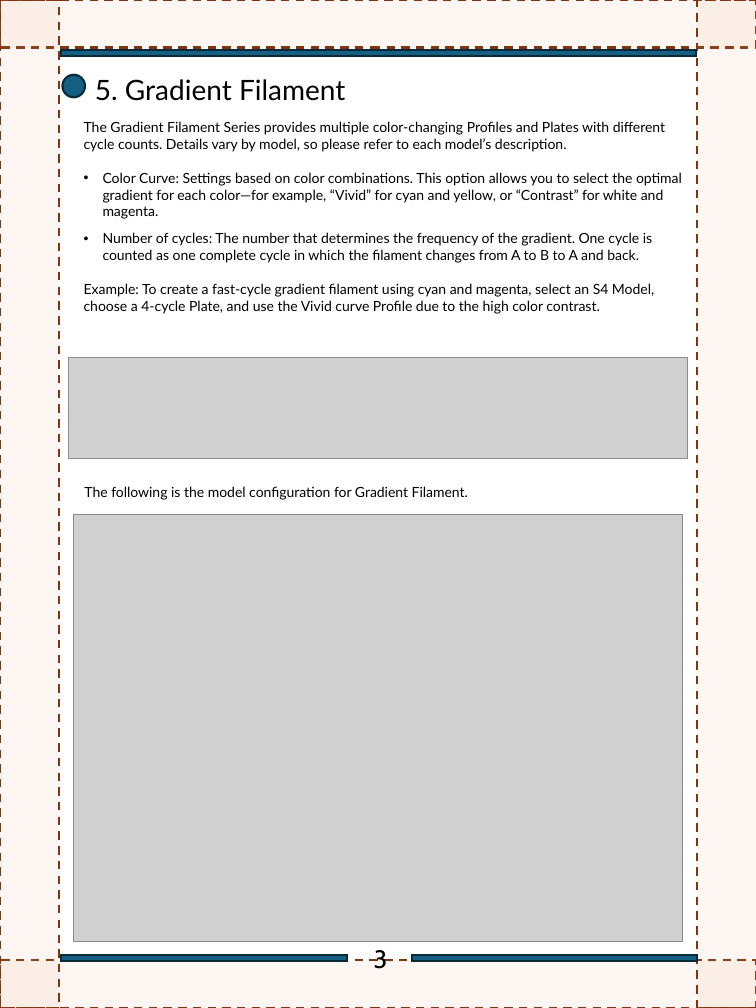
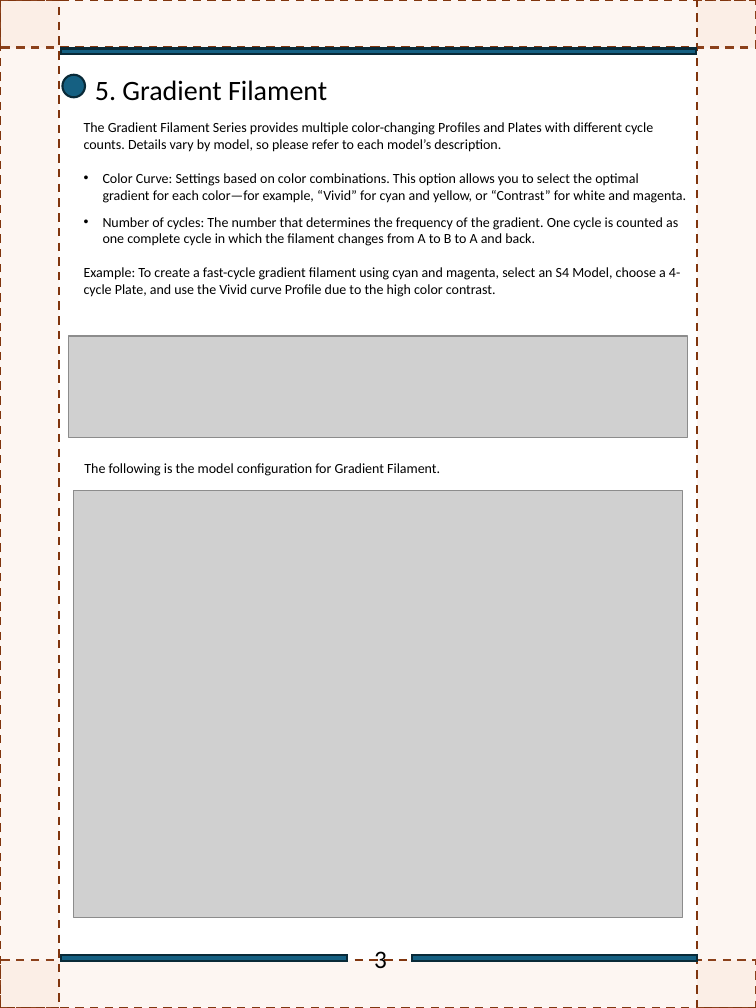
Before and after one commit to FlexChromaHQ/FlexChroma, a slide deck: slide 4 of Documents/Original/FlexChroma_Tour_Guide_EN.pptx. Drawn at 756x1008 pixels with LibreOffice and Linux fonts; fonts in the diff are those of the drawing; grey boxes stand for pictures. Boxes give left, top, right and bottom in pixels: in the first picture for what was removed or moved away, otherwise in the second. Text is boxed around its words. In the diff, an @@ line names an element or a change of style, - is before the commit and + after.

```diff
--- a/Documents/Original/FlexChroma_Tour_Guide_EN.pptx
+++ b/Documents/Original/FlexChroma_Tour_Guide_EN.pptx
@@ picture: place and size @@
-picture at (69, 358, 687, 460)
+picture at (69, 336, 687, 437)
@@ font Lato to Calibri in 3 elements at (84, 122, 686, 297), (95, 80, 327, 101), (84, 463, 440, 476) @@
@@ text "The following is the model ...": place and size @@
-text "The following is the model ..." at (84, 486, 468, 500)
+text "The following is the model ..." at (84, 463, 440, 476)
@@ picture: place and size @@
-picture at (74, 514, 682, 941)
+picture at (74, 490, 682, 917)
@@ text "3" at (374, 951, 387, 968): font Cabin to Calibri @@
```
Also in this commit, not shown: 7 other slides changed, 19 other files.
